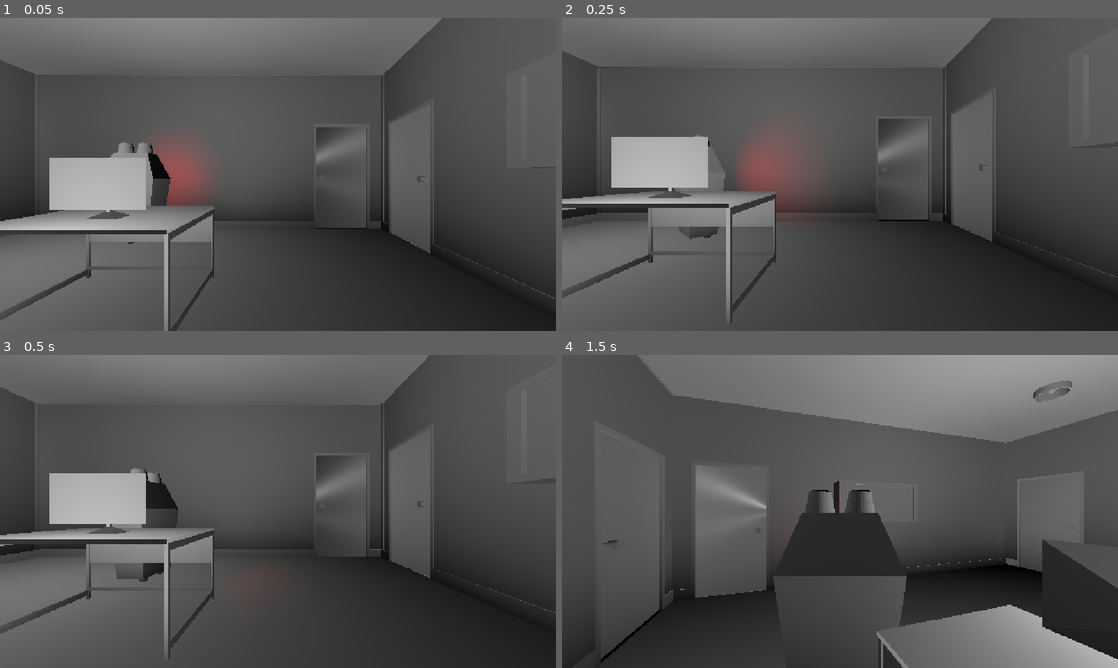
Above: before the commit, frames 1-4 (two rows, left to right).
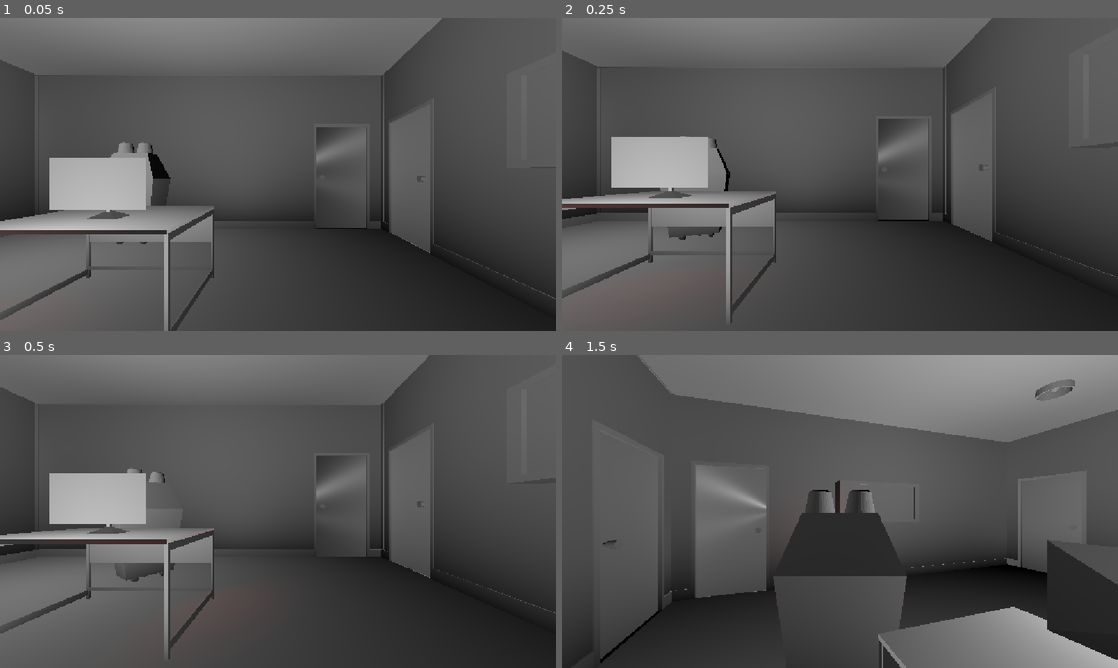
Above: after the commit, the same moments.

Repository: kinako-omiso/Summer_HoEi
Game: Godot game, scene res://temp_main.tscn
The game is run twice, just before and just after one commit, with the same random seed, the same clock (stepped at 60 frames per second) and the same inputs.
Inputs (mouse positions are in pixels of both pictures, inside the frame that each line leads up to):
- Up to frame 1 (0.05 s): no input
- Up to frame 2 (0.25 s): no input
- Up to frame 3 (0.5 s): no input
- Up to frame 4 (1.5 s): move the mouse to (867, 511) at 0.52 s; hold E (interact) 0.53-1.28 s; hold Up (move_forward) from 0.53 s (still down); tap Space (jump) at 0.77 s; move the mouse to (812, 511) at 1.27 s; tap E (interact) at 1.35 s

The runs differ from the first frame. In frame 1, 1.5% of the frame differs, in the area x 20-38%, y 38-73%; in frame 2, 2.3%, in the area x 0-43%, y 37-71%; in frame 3, 1.0%; in frame 4, 1.0%.

Commit message:
#15　敵がPlayerを見失い回転してPlayerを探す機能を追加、ドアにPlayerとRobotが挟まる問題を修正

Diff:
--- a/assets/3DModel/door_interactive.tscn
+++ b/assets/3DModel/door_interactive.tscn
@@ -24,6 +24,7 @@
 [node name="InteractionArea" type="Area3D" parent="." unique_id=1205456913]
 transform = Transform3D(1, 0, 0, 0, 1, 0, 0, 0, 1, 1, 0, 0)
 collision_layer = 0
+collision_mask = 3
 
 [node name="CollisionShape3D" type="CollisionShape3D" parent="InteractionArea" unique_id=764489455]
 shape = SubResource("BoxShape_interaction")
--- a/demomonster/demomonster.gd
+++ b/demomonster/demomonster.gd
@@ -4,7 +4,8 @@
 @export var accel: float = 10.0
 @export var player: CharacterBody3D
 
-@export var view_distance: float = 10.0
+# 敵の視界
+@export var view_distance: float = 30.0
 @export var view_angle: float = 90.0
 
 # Playerの少し先を予測して追跡する時間
@@ -13,19 +14,37 @@
 # NavigationPathを更新する間隔
 @export var path_update_interval: float = 0.15
 
+# 最後に見た場所で探索する時間
+# この時間で360度回転する
+@export var search_time: float = 6.0
+
+# 探索中の回転量
+var search_rotation := 0.0
+
 var gravity: float = ProjectSettings.get_setting("physics/3d/default_gravity")
 
 var target_point := Vector3.ZERO
 var has_target_point := false
 
+# Playerを最後に見た位置
+var last_seen_position := Vector3.ZERO
+var has_last_seen_position := false
+
+# 探索中かどうか
+var is_searching := false
+
+# 探索用タイマー
+var search_timer := 0.0
+
 var current_path: PackedVector3Array = []
 var path_update_timer := 0.0
 
 
 func _physics_process(delta: float) -> void:
 
-
+	# --------------------------------
 	# 重力
+	# --------------------------------
 	if not is_on_floor():
 		velocity.y -= gravity * delta
 	else:
@@ -34,39 +53,132 @@
 	if not player:
 		return
 
+	# --------------------------------
+	# Playerが見えている場合
+	# --------------------------------
 	if can_see_player():
-		print("プレイヤーを発見！")
-
-
-	# --------------------------------
-	# NavigationPathを一定間隔で更新
-	# --------------------------------
-	path_update_timer -= delta
-
-	if path_update_timer <= 0.0:
-		path_update_timer = path_update_interval
-
-		var map_rid: RID = get_world_3d().get_navigation_map()
-
-		# Playerの少し先を予測
-		var predicted_position := (
-			player.global_position
-			+ player.velocity * prediction_time
-		)
-
-		current_path = NavigationServer3D.map_get_path(
-			map_rid,
-			global_position,
-			predicted_position,
-			true
-		)
-
-		# 新しいPathを取得したら目標地点を更新
-		if current_path.size() > 1:
-			target_point = current_path[1]
-			has_target_point = true
-		else:
-			has_target_point = false
+
+		# print("プレイヤーを発見！")
+
+		# 探索状態を解除
+		is_searching = false
+		search_timer = 0.0
+		search_rotation = 0.0
+
+		# 最後に見たPlayerの位置を更新
+		last_seen_position = player.global_position
+		has_last_seen_position = true
+
+		# --------------------------------
+		# NavigationPathを一定間隔で更新
+		# --------------------------------
+		path_update_timer -= delta
+
+		if path_update_timer <= 0.0:
+
+			path_update_timer = path_update_interval
+
+			var map_rid: RID = get_world_3d().get_navigation_map()
+
+			# Playerの少し先を予測
+			var predicted_position := (
+				player.global_position
+				+ player.velocity * prediction_time
+			)
+
+			current_path = NavigationServer3D.map_get_path(
+				map_rid,
+				global_position,
+				predicted_position,
+				true
+			)
+
+			# 新しいPathを取得したら目標地点を更新
+			if current_path.size() > 1:
+
+				target_point = current_path[1]
+				has_target_point = true
+
+			else:
+
+				has_target_point = false
+
+	# --------------------------------
+	# Playerが見えていない場合
+	# --------------------------------
+	else:
+
+		# --------------------------------
+		# 最後に見た場所へ移動中
+		# --------------------------------
+		if has_last_seen_position and not is_searching:
+
+			# NavigationPath更新タイマー
+			path_update_timer -= delta
+
+			if path_update_timer <= 0.0:
+
+				path_update_timer = path_update_interval
+
+				var map_rid: RID = get_world_3d().get_navigation_map()
+
+				current_path = NavigationServer3D.map_get_path(
+					map_rid,
+					global_position,
+					last_seen_position,
+					true
+				)
+
+				# Pathがある
+				if current_path.size() > 1:
+
+					target_point = current_path[1]
+					has_target_point = true
+
+				else:
+
+					has_target_point = false
+
+		# --------------------------------
+		# 探索中
+		# --------------------------------
+		elif is_searching:
+
+			# 探索時間を減らす
+			search_timer -= delta
+
+			# 360度をsearch_time秒で回転
+			var rotation_amount := TAU / search_time * delta
+
+			rotation.y += rotation_amount
+			search_rotation += rotation_amount
+
+			# print(
+			# 	"探索中  回転量:",
+			# 	rad_to_deg(search_rotation)
+			# )
+
+			# 探索中にPlayerを発見
+			if can_see_player():
+
+				is_searching = false
+				has_last_seen_position = false
+				has_target_point = false
+
+				search_rotation = 0.0
+
+				# print("探索中にプレイヤーを発見！")
+
+			# 360度回転完了
+			elif search_rotation / 3 >= TAU:
+
+				is_searching = false
+				has_last_seen_position = false
+				has_target_point = false
+
+				search_rotation = 0.0
+
+				# print("探索終了")
 
 	# --------------------------------
 	# Pathに沿って移動
@@ -79,13 +191,15 @@
 			target_point.z - global_position.z
 		)
 
-		# 現在の目標地点に到達した
+		# --------------------------------
+		# 現在の目標地点に到達
+		# --------------------------------
 		if diff.length() < 0.4:
 
-			# 現在地から一番近いPathのポイントを探す
 			var closest_index := 1
 			var closest_distance := INF
 
+			# 現在地から一番近いPathのポイントを探す
 			for i in range(1, current_path.size()):
 
 				var point_diff := Vector3(
@@ -97,25 +211,46 @@
 				var distance := point_diff.length()
 
 				if distance < closest_distance:
+
 					closest_distance = distance
 					closest_index = i
 
-			# 次のポイントへ
+			# --------------------------------
+			# 次のポイントがある場合
+			# --------------------------------
 			if closest_index + 1 < current_path.size():
+
 				target_point = current_path[closest_index + 1]
+
+				diff = Vector3(
+					target_point.x - global_position.x,
+					0.0,
+					target_point.z - global_position.z
+				)
+
+			# --------------------------------
+			# 最後のPathポイントに到着
+			# --------------------------------
 			else:
+
 				target_point = current_path[current_path.size() - 1]
 
-			diff = Vector3(
-				target_point.x - global_position.x,
-				0.0,
-				target_point.z - global_position.z
-			)
+				has_target_point = false
+
+				# 最後に見た場所へ向かっていた場合
+				if has_last_seen_position and not can_see_player():
+
+					is_searching = true
+					search_timer = search_time
+					search_rotation = 0.0
+
+					# print("最後に見た場所に到着")
+					# print("探索開始")
 
 		# --------------------------------
 		# 目標地点へ移動
 		# --------------------------------
-		if diff.length() > 0.05:
+		if diff.length() > 0.05 and has_target_point:
 
 			var dir := diff.normalized()
 
@@ -133,7 +268,7 @@
 				accel * delta
 			)
 
-			# 敵の向きを進行方向へ滑らかに変更
+			# 敵の向きを進行方向へ変更
 			var target_angle := atan2(-dir.x, -dir.z)
 
 			rotation.y = lerp_angle(
@@ -142,39 +277,71 @@
 				5.0 * delta
 			)
 
+	# --------------------------------
+	# 目標地点がない場合
+	# --------------------------------
 	else:
-		# --------------------------------
-		# 経路がない場合
-		# --------------------------------
-		velocity.x = move_toward(
-			velocity.x,
-			0.0,
-			accel * delta
-		)
-
-		velocity.z = move_toward(
-			velocity.z,
-			0.0,
-			accel * delta
-		)
-
+
+		# --------------------------------
+		# 探索中ではない場合は停止
+		# --------------------------------
+		if not is_searching:
+
+			velocity.x = move_toward(
+				velocity.x,
+				0.0,
+				accel * delta
+			)
+
+			velocity.z = move_toward(
+				velocity.z,
+				0.0,
+				accel * delta
+			)
+
+		# --------------------------------
+		# 探索中も移動は停止
+		# --------------------------------
+		else:
+
+			velocity.x = move_toward(
+				velocity.x,
+				0.0,
+				accel * delta
+			)
+
+			velocity.z = move_toward(
+				velocity.z,
+				0.0,
+				accel * delta
+			)
+
+	# --------------------------------
 	# 実際に移動
+	# --------------------------------
 	move_and_slide()
 
 
 func can_see_player() -> bool:
+
 	if not player:
 		return false
 
+	# --------------------------------
 	# ① 距離判定
+	# --------------------------------
 	var to_player := player.global_position - global_position
+
 	var distance := to_player.length()
 
 	if distance > view_distance:
 		return false
 
+	# --------------------------------
 	# ② 視野角判定
+	# --------------------------------
 	var forward := -global_transform.basis.z
+
 	var direction_to_player := to_player.normalized()
 
 	var angle := rad_to_deg(
@@ -184,12 +351,14 @@
 	if angle > view_angle / 2.0:
 		return false
 
+	# --------------------------------
 	# ③ 壁判定
+	# --------------------------------
 	var space_state := get_world_3d().direct_space_state
 
 	var query := PhysicsRayQueryParameters3D.create(
-		global_position,
-		player.global_position
+		global_position + Vector3.UP * 1.0,
+		player.global_position + Vector3.UP * 1.0
 	)
 
 	query.exclude = [self]
@@ -197,6 +366,7 @@
 	var result := space_state.intersect_ray(query)
 
 	if result:
+
 		if result.collider != player:
 			return false
 
--- a/door_interactive.gd
+++ b/door_interactive.gd
@@ -2,18 +2,29 @@
 
 @export var open_angle_degrees: float = -100.0
 @export var animation_duration: float = 0.45
+@export var enemy_wait_time: float = 2.0  # エネミーがドアの前に待機する時間（秒）
 
 @onready var interaction_area: Area3D = $InteractionArea
-# 追加部分
+# ドア本体の当たり判定ノード（名前が違う場合はご自身のシーン名に合わせて変更してください）
+@onready var door_collision: CollisionShape3D = $CollisionShape3D
+
 @export var navigation_link: NavigationLink3D
+
 var is_open := false
 var _is_moving := false
+var _enemy_timer: SceneTreeTimer = null
 
 
 func _ready() -> void:
 	_set_render_layers(self)
-	# 追加部分
-	navigation_link.enabled = false
+	if navigation_link:
+		navigation_link.enabled = false
+
+	# 初期状態：閉まっているのでコリジョンは有効
+	door_collision.disabled = false
+
+	interaction_area.body_entered.connect(_on_interaction_area_body_entered)
+	interaction_area.body_exited.connect(_on_interaction_area_body_exited)
 
 
 func _unhandled_input(event: InputEvent) -> void:
@@ -23,7 +34,41 @@
 
 func _player_is_nearby() -> bool:
 	for body in interaction_area.get_overlapping_bodies():
-		if body is CharacterBody3D:
+		if body is CharacterBody3D and not body.is_in_group("enemy"):
+			return true
+	return false
+
+
+func _on_interaction_area_body_entered(body: Node3D) -> void:
+	if body.is_in_group("enemy") and not is_open:
+		_start_enemy_door_timer()
+
+
+func _on_interaction_area_body_exited(body: Node3D) -> void:
+	if body.is_in_group("enemy"):
+		if not _has_other_enemies_in_area():
+			_cancel_enemy_door_timer()
+
+
+func _start_enemy_door_timer() -> void:
+	if _enemy_timer != null or is_open:
+		return
+
+	_enemy_timer = get_tree().create_timer(enemy_wait_time)
+	await _enemy_timer.timeout
+	_enemy_timer = null
+
+	if not is_open and _has_other_enemies_in_area():
+		_toggle_door()
+
+
+func _cancel_enemy_door_timer() -> void:
+	_enemy_timer = null
+
+
+func _has_other_enemies_in_area() -> bool:
+	for body in interaction_area.get_overlapping_bodies():
+		if body.is_in_group("enemy"):
 			return true
 	return false
 
@@ -33,14 +78,25 @@
 		return
 
 	_is_moving = true
+
+	# 【開く場合】動き出すタイミングでコリジョンを速やかに無効化（すり抜け可能に）
+	if not is_open:
+		door_collision.disabled = true
+
 	var target_angle := 0.0 if is_open else deg_to_rad(open_angle_degrees)
 	var tween := create_tween()
 	tween.set_trans(Tween.TRANS_SINE).set_ease(Tween.EASE_IN_OUT)
 	tween.tween_property(self, "rotation:y", target_angle, animation_duration)
 	await tween.finished
+
 	is_open = not is_open
-	# 追加部分
-	navigation_link.enabled = is_open
+
+	# 【閉じる場合】ドアが完全に閉まりきってからコリジョンを有効化（再び壁にする）
+	if not is_open:
+		door_collision.disabled = false
+
+	if navigation_link:
+		navigation_link.enabled = is_open
 	_is_moving = false
 
 
--- a/temp_main.tscn
+++ b/temp_main.tscn
@@ -320,7 +320,7 @@
 environment = SubResource("Environment_k8684")
 
 [node name="demomonster" parent="." unique_id=1203470103 node_paths=PackedStringArray("player") instance=ExtResource("8_rvlho")]
-transform = Transform3D(1, 0, 0, 0, 1, 0, 0, 0, 1, -1.572, 0.11713719, 9.274052)
+transform = Transform3D(-1, 0, -8.742278e-08, 0, 1, 0, 8.742278e-08, 0, -1, -1.572, 0.11713719, 9.274052)
 player = NodePath("../Player")
 
 [connection signal="hit" from="Player" to="." method="_on_player_hit"]
